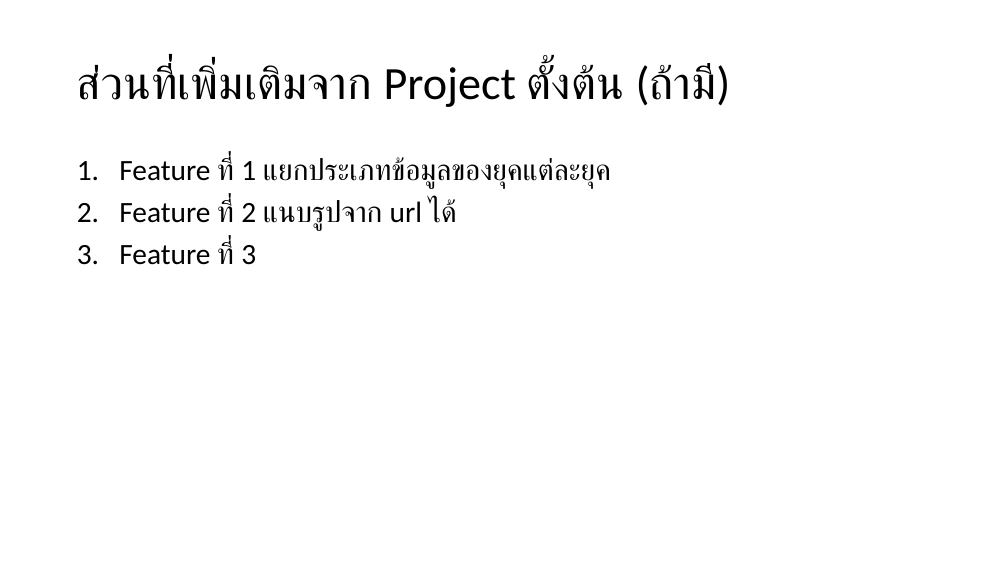
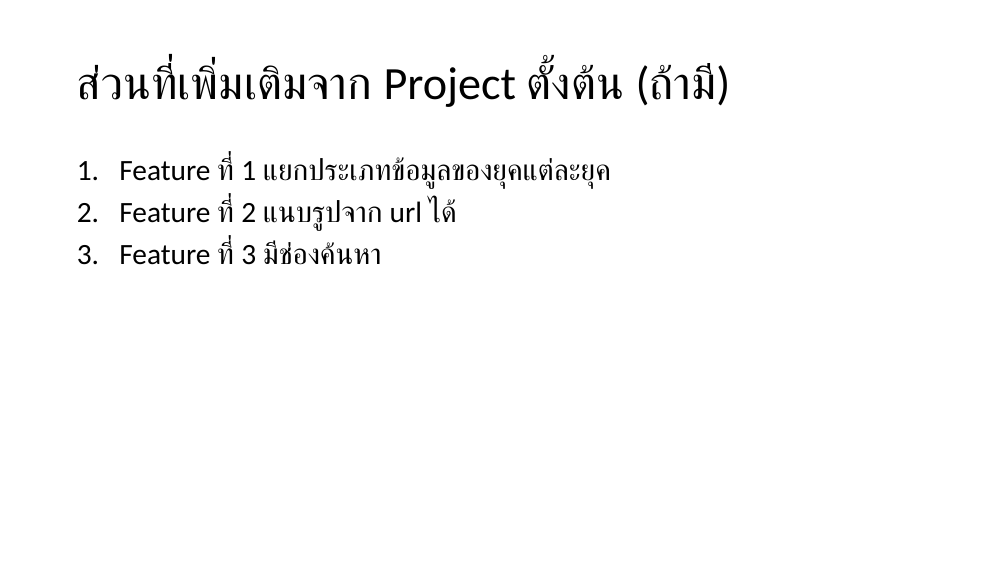
Before and after one commit to sawatcharat65/PrototypeWonder, a slide deck: slide 3 of present/ตัวอย่างไฟล์นำเสนอ.pptx. Drawn at 1008x567 pixels with LibreOffice and Linux fonts; fonts in the diff are those of the drawing. Boxes give left, top, right and bottom in pixels: in the first picture for what was removed or moved away, otherwise in the second. Text is boxed around its words. In the diff, an @@ line names an element or a change of style, - is before the commit and + after.

```diff
--- a/present/ตัวอย่างไฟล์นำเสนอ.pptx
+++ b/present/ตัวอย่างไฟล์นำเสนอ.pptx
@@ text at bbox=[119, 241, 381, 265]: text changed @@
-3. Feature ที่ 3
+3. Feature ที่ 3 มีช่องค้นหา
```
Also in this commit, not shown: 3 other files.
